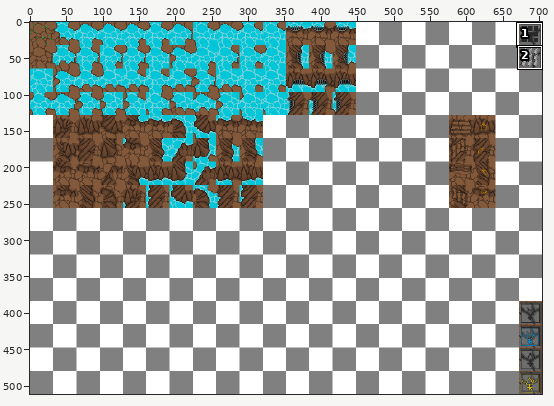
One commit to this sprite sheet: Assets/Images/Tileset.png. Above, an overview of the earlier version with the close-up marked.
Close-up. First the earlier version:
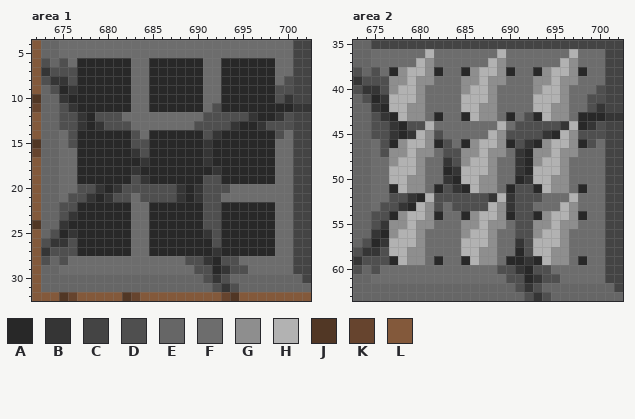
The file is 704x512 pixels. Colours within 5 levels of each other are drawn and written as one. Shown: area 1: x 672..702, y 4..32; area 2: x 673..702, y 35..63. The commit also changed other parts of the picture, which this record leaves out.
Palette (. is transparent): A #282828  B #353535  C #444444  D #4f4f4f  E #666666  F #6d6d6d  G #8e8e8e  H #b2b2b2  J #513725  K #66442e  L #83593b
Pixels before, area 1, first column x 672:
 4 LEEFFFFFFFFFFFFFFFFFFFFFFFFFFCC
 5 LEEFFFFFFFFFFFFFFFFFFFFFFFFFFCC
 6 LDEDFAAAAAAFFAAAAAAFFAAAAAAFFCC
 7 LBDDDAAAAAAFFAAAAAAFFAAAAAAFFCC
 8 LDBBDAAAAAAFFAAAAAAFFAAAAAAFDCC
 9 LEDABAAAAAAFFAAAAAAFFAAAAAADDCC
10 JEEBAAAAAAAFFAAAAAAFFAAAAAADBCC
11 KEEDBAAAAAAFFAAAAAAFDAAAAAAAABB
12 LEEDDBADDDFFFFFFFFFDDDDDBAABDCC
13 LEEDDBABDDDFFFFFFFDDDDBAABDDDCC
14 LEEFDAAAAAADFAAAAAADBAAAAAADFCC
15 JEEFDAAAAAADDAAAAAABAAAAAAAFFCC
16 KEEFFAAAAAABDAAAAAABAAAAAAAFFCC
17 LEEFFAAAAAAABAAAAAABAAAAAAAFFCC
18 LEEFFAAAAAABAAAAAAAABAAAAAAFFCC
19 LEEFFAAAAAADBAAAAAADDAAAAAAFFCC
20 LEEFFDDBABDDDDDDBABDDDFFFFFFFCC
21 LEEFDDBABDDFDDDDBABDDFFFFFFFFCC
22 LEEDDAAAAAAFFAAAAAADDAAAAAAFFCC
23 LEEDBAAAAAAFFAAAAAADDAAAAAAFFCC
24 JEEBAAAAAAAFFAAAAAADDAAAAAAFFCC
25 LEDABAAAAAAFFAAAAAABDAAAAAAFFCC
26 LDBBDAAAAAAFFAAAAAAADAAAAAAFFCC
27 LBDDDAAAAAAFFAAAAAAABAAAAAAFFCC
28 LDEDFFFFFFFFFFFFFDDBADDFFFFFFCC
29 LEEFFFFFFFFFFFFFFFDDABDDFFFFFCC
30 LEEEEEEEEEEEEEEEEEEDBDEEEEEEEEC
31 LEEEEEEEEEEEEEEEEEEEDBDEEEEEEEE
32 LLLJKLLLLLJKLLLLLLLLLKJLLLLLLLL
Pixels before, area 2, first column x 673:
35 EECCCCCCCCCCCCCCCCCCCCCCCCCCCC
36 EEFFFFFFHFFFFFFFHFFFFFFFHFFFCC
37 EEFFFFFHGFFFFFFHGFFFFFFHGFFFCC
38 DEDFAGHHGAFFAGHHGAFFAGHHGAFFCC
39 BDDDGGHGGFFFGGHGGFFFGGHGGFFFCC
40 DBBDGHHGFFFFGHHGFFFFGHHGFFFDCC
41 EDABHHHGFFFFHHHGFFFFHHHGFFDDCC
42 EEBAHHGGFFFFHHGGFFFFHHGGFFDBCC
43 EEDBAHGGFAFFAHGGFAFDAHGGFAAABB
44 EEDDBADDHFFFFFFFHFDDDDDBHABDCC
45 EEDDBABHGDFFFFFHGDDDDBAHGDDDCC
46 EEFDAGHHGADFAGHHGADBAGHHGADFCC
47 EEFDGGHGGFDDGGHGGFBAGGHGGFFFCC
48 EEFFGHHGFFBDGHHGFFBAGHHGFFFFCC
49 EEFFHHHGFFABHHHGFFBAHHHGFFFFCC
50 EEFFHHGGFFBAHHGGFFABHHGGFFFFCC
51 EEFFAHGGFADBAHGGFADDAHGGFAFFCC
52 EEFFDDBAHDDDDDDBHBDDDFFFHFFFCC
53 EEFDDBAHGDFDDDDHGBDDFFFHGFFFCC
54 EEDDAGHHGAFFAGHHGADDAGHHGAFFCC
55 EEDBGGHGGFFFGGHGGFDDGGHGGFFFCC
56 EEBAGHHGFFFFGHHGFFDDGHHGFFFFCC
57 EDABHHHGFFFFHHHGFFBDHHHGFFFFCC
58 DBBDHHGGFFFFHHGGFFADHHGGFFFFCC
59 BDDDAHGGFAFFAHGGFAABAHGGFAFFCC
60 DEDFFFFFFFFFFFFFDDBADDFFFFFFCC
61 EEFFFFFFFFFFFFFFFDDABDDFFFFFCC
62 EEEEEEEEEEEEEEEEEEDBDEEEEEEEEC
63 EEEEEEEEEEEEEEEEEEEDBDEEEEEEEE
Once edited:
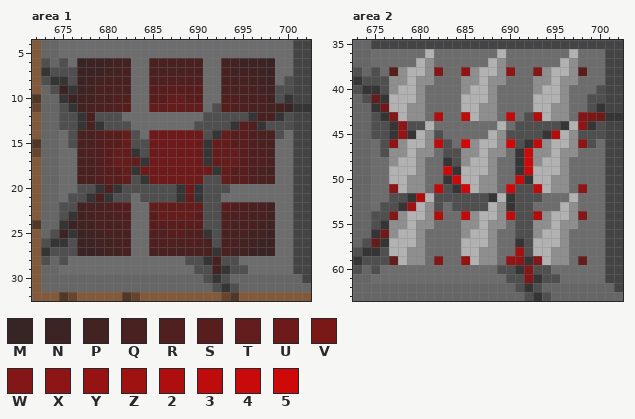
Colours new in this view: M #372525  N #3d2424  P #432222  Q #492121  R #502020  S #581e1e  T #631d1d  U #6e1a1a  V #7a1818  W #831717  X #8e1515  Y #961313  Z #9e1212  2 #af0e0e  3 #be0b0b  4 #c90a0a  5 #cf0808
Difference:
Area 1:
y 6: x 677..682 AAAAAA -> MNNNPP; x 685..690 AAAAAA -> QQQQQQ; x 693..698 AAAAAA -> PPNNNM
y 7: x 677..682 AAAAAA -> NNNPPQ; x 685..690 AAAAAA -> QQQQQQ; x 693..698 AAAAAA -> QPPPNN
y 8: x 677..682 AAAAAA -> NPPQQQ; x 685..690 AAAAAA -> RRRRRR; x 693..698 AAAAAA -> QQQPPN
y 9: x 675 A -> N; x 677..682 AAAAAA -> NPQQQQ; x 685..690 AAAAAA -> SSSSSS; x 693..698 AAAAAA -> QQQQPP
y 10: x 676..682 AAAAAAA -> NPPQQRR; x 685..690 AAAAAA -> SSTTSS; x 693..698 AAAAAA -> RRQQQP
y 11: x 677..682 AAAAAA -> PQQRRS; x 685..690 AAAAAA -> TTTTTT; x 693..700 AAAAAAAA -> SRRQQPPN
y 12: x 678 A -> Q; x 697..698 AA -> QQ
y 13: x 678 A -> Q; x 695..696 AA -> SR
y 14: x 677..682 AAAAAA -> QQRSST; x 685..690 AAAAAA -> UUUUUU; x 693..698 AAAAAA -> TSSRQQ
y 15: x 677..682 AAAAAA -> QQRSST; x 685..690 AAAAAA -> UUUUUU; x 692..698 AAAAAAA -> TTSSRQQ
y 16: x 677..682 AAAAAA -> QRRSTT; x 685..690 AAAAAA -> UUUUUU; x 692..698 AAAAAAA -> TTTSRRQ
y 17: x 677..683 AAAAAAA -> QQRSTTT; x 685..690 AAAAAA -> UUUUUU; x 692..698 AAAAAAA -> TTTSRRQ
y 18: x 677..682 AAAAAA -> QQRSST; x 684..691 AAAAAAAA -> UUUUUUUU; x 693..698 AAAAAA -> TSSRQQ
y 19: x 677..682 AAAAAA -> QQRSST; x 685..690 AAAAAA -> UUUUUU; x 693..698 AAAAAA -> TSSRQQ
y 20: x 680 A -> R; x 689 A -> U
y 21: x 679 A -> Q; x 689 A -> T
y 22: x 677..682 AAAAAA -> PQQRRS; x 685..690 AAAAAA -> TTTTTT; x 693..698 AAAAAA -> SRRQQP
y 23: x 677..682 AAAAAA -> PQQQRR; x 685..690 AAAAAA -> STTTTS; x 693..698 AAAAAA -> RRQQQP
y 24: x 676..682 AAAAAAA -> NPPQQQR; x 685..690 AAAAAA -> SSSSSS; x 693..698 AAAAAA -> RQQQPP
y 25: x 675 A -> N; x 677..682 AAAAAA -> NPPQQQ; x 685..690 AAAAAA -> RRSSRR; x 693..698 AAAAAA -> QQQPPN
y 26: x 677..682 AAAAAA -> NNPPQQ; x 685..691 AAAAAAA -> RRRRRRQ; x 693..698 AAAAAA -> QQPPNN
y 27: x 677..682 AAAAAA -> NNNPPQ; x 685..691 AAAAAAA -> QQQQQQQ; x 693..698 AAAAAA -> QPPNNN
y 28: x 692 A -> Q
y 29: x 692 A -> P
Area 2:
y 38: x 677 A -> S; x 682 A -> W; x 685 A -> X; x 690 A -> X; x 693 A -> W; x 698 A -> S
y 41: x 675 A -> T
y 42: x 676 A -> U
y 43: x 677 A -> W; x 682 A -> 2; x 685 A -> 3; x 690 A -> 3; x 693 A -> 2; x 698..700 AAA -> WVU
y 44: x 678 A -> X; x 698 A -> X
y 45: x 678 A -> Y; x 695 A -> 2
y 46: x 677 A -> X; x 682 A -> 3; x 685 A -> 5; x 690 A -> 5; x 693 A -> 3; x 698 A -> X
y 47..48: x 692 A -> 4
y 49: x 683 A -> 4; x 692 A -> 4
y 50: x 684 A -> 4; x 691 A -> 4
y 51: x 677 A -> X; x 682 A -> 3; x 685 A -> 5; x 690 A -> 5; x 693 A -> 3; x 698 A -> X
y 52: x 680 A -> 2
y 53: x 679 A -> Z
y 54: x 677 A -> W; x 682 A -> 2; x 685 A -> 3; x 690 A -> 3; x 693 A -> 2; x 698 A -> W
y 56: x 676 A -> U
y 57: x 675 A -> T
y 58: x 691 A -> Z
y 59: x 677 A -> T; x 682 A -> W; x 685 A -> Y; x 690..691 AA -> YX; x 693 A -> W; x 698 A -> T
y 60..61: x 692 A -> W
